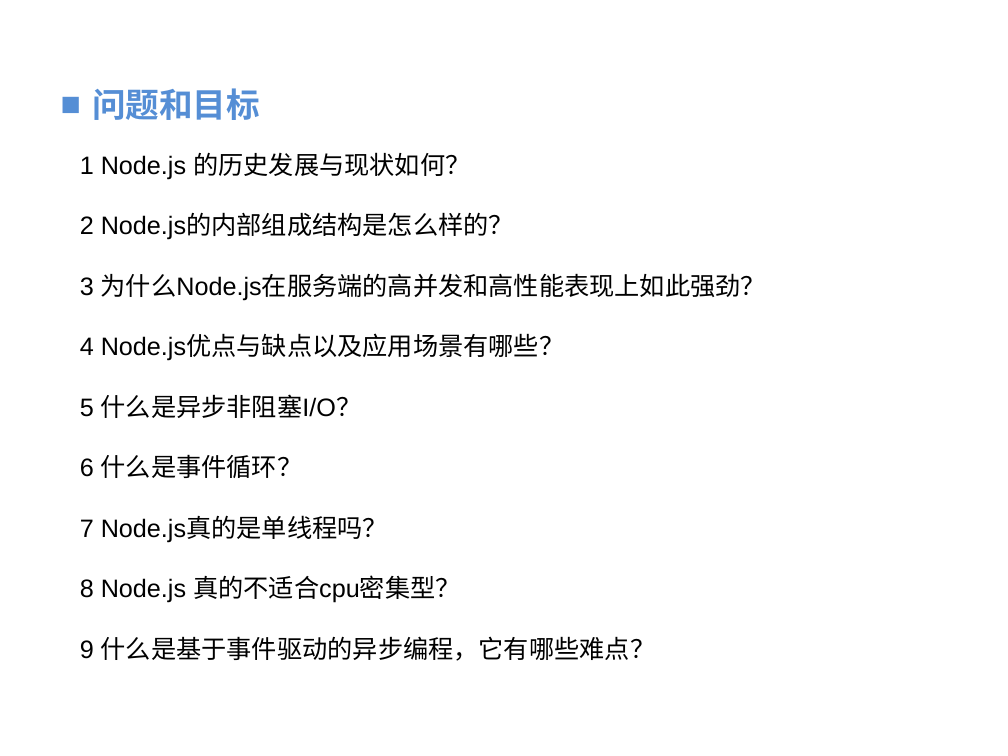
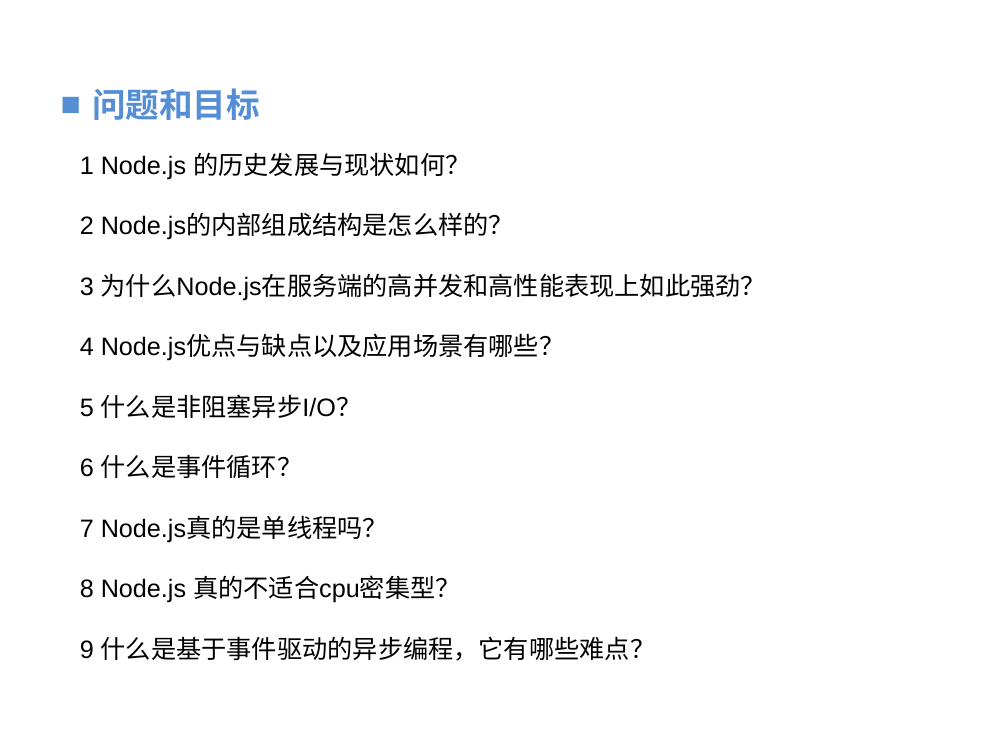
Before and after one commit to vaik/Documents, a slide deck: slide 3 of 我的分享/NodeJS基础概念理解.ppt. Drawn at 1008x756 pixels with LibreOffice and Linux fonts; fonts in the diff are those of the drawing; background and template pictures are left out. Boxes give left, top, right and bottom in pixels: in the first picture for what was removed or moved away, otherwise in the second. Text is boxed around its words. In the diff, an @@ line names an element or a change of style, - is before the commit and + after.

```diff
--- a/我的分享/NodeJS基础概念理解.ppt
+++ b/我的分享/NodeJS基础概念理解.ppt
@@ text at (80,394,361,418): text changed @@
-5 什么是异步非阻塞I/O？
+5 什么是非阻塞异步I/O？
```
Also in this commit, not shown: 3 other slides changed, 2 slides added, 1 slide removed.
